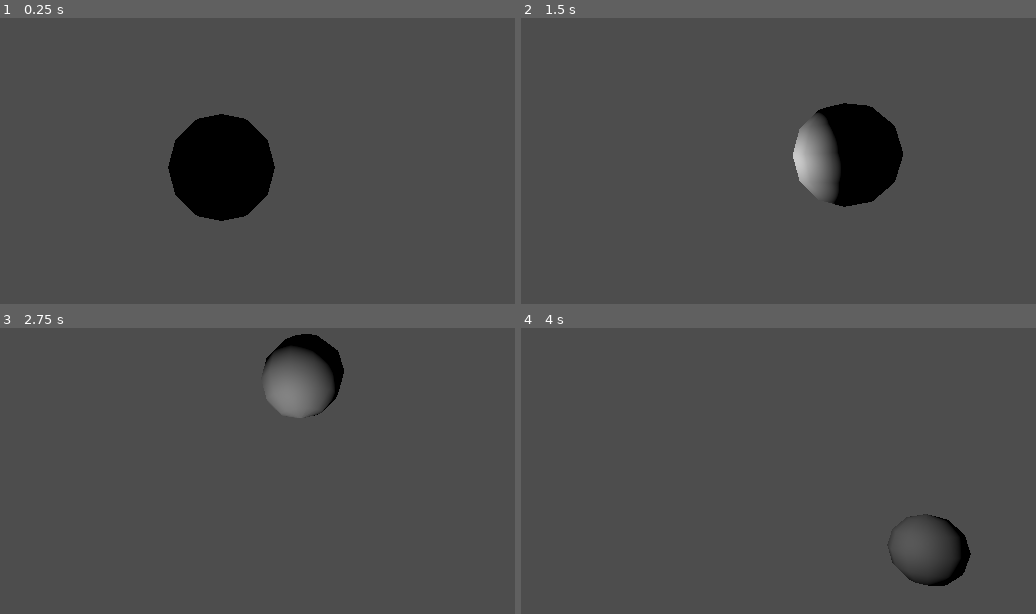
Above: before the commit, frames 1-4 (two rows, left to right).
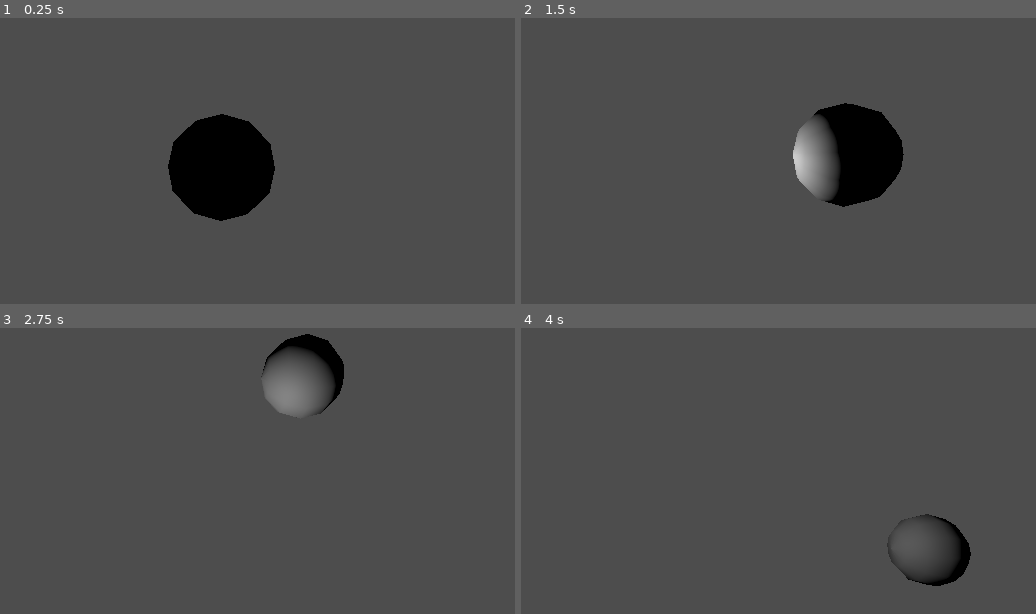
Above: after the commit, the same moments.

Repository: pinguinosod/gse_winterjam2024
Game: Godot game, scene res://main.tscn
The game is run twice, just before and just after one commit, with the same random seed, the same clock (stepped at 60 frames per second) and the same inputs.
Inputs (mouse positions are in pixels of both pictures, inside the frame that each line leads up to):
- Up to frame 1 (0.25 s): no input
- Up to frame 2 (1.5 s): tap Enter at 0.5 s; move the mouse to (917, 143) at 0.52 s; click (917, 143) at 0.67 s; tap Space at 1.25 s; move the mouse to (582, 189) at 1.27 s; click (582, 189) at 1.42 s
- Up to frame 3 (2.75 s): move the mouse to (303, 379) at 2.02 s; click (303, 379) at 2.17 s
- Up to frame 4 (4 s): tap Enter at 2.75 s; move the mouse to (701, 568) at 2.77 s; click (701, 568) at 2.92 s; tap Space at 3.5 s; move the mouse to (984, 545) at 3.52 s; click (984, 545) at 3.67 s

The runs differ from the first frame. In frame 1, 0.1% of the frame differs, in the area x 32-54%, y 33-71%; in frame 2, 0.2%, in the area x 52-75%, y 29-67%; in frame 3, less than 0.1%; in frame 4, less than 0.1%.

Commit message:
Weapons and Objects
Separation between classes

Diff:
--- a/main.tscn
+++ b/main.tscn
@@ -1,20 +1,28 @@
-[gd_scene load_steps=6 format=3 uid="uid://d3n3e4vjd3syp"]
+[gd_scene load_steps=8 format=3 uid="uid://d3n3e4vjd3syp"]
 
 [ext_resource type="PackedScene" uid="uid://crj37bo36phwd" path="res://rooms.tscn" id="1_iektr"]
 [ext_resource type="PackedScene" uid="uid://buuc6fpud4fcd" path="res://player.tscn" id="2_tjp8u"]
+[ext_resource type="Script" path="res://weapons.gd" id="3_7r03o"]
 [ext_resource type="PackedScene" uid="uid://cyysjuf2pl57c" path="res://enemies.tscn" id="3_fuddb"]
 [ext_resource type="PackedScene" uid="uid://082rgmto1mon" path="res://objects.tscn" id="4_vypmj"]
 [ext_resource type="PackedScene" uid="uid://ch7lfvfup1r3d" path="res://UI.tscn" id="5_3od5a"]
+[ext_resource type="Script" path="res://objects.gd" id="6_jj2ed"]
 
 [node name="main" type="Node3D"]
 
 [node name="Rooms" parent="." instance=ExtResource("1_iektr")]
 
 [node name="Player" parent="." instance=ExtResource("2_tjp8u")]
+transform = Transform3D(-0.0131768, 0.999913, 0, -0.999913, -0.0131768, 0, 0, 0, 1, 0, 0, 0)
+
+[node name="Weapons" type="Node3D" parent="Player"]
+transform = Transform3D(-0.0131768, -0.999913, 0, 0.999913, -0.0131768, 0, 0, 0, 1, 0, 0, 0)
+script = ExtResource("3_7r03o")
 
 [node name="Enemies" parent="." instance=ExtResource("3_fuddb")]
 
-[node name="Objects_Weapons" parent="." instance=ExtResource("4_vypmj")]
+[node name="Objects" parent="." instance=ExtResource("4_vypmj")]
+script = ExtResource("6_jj2ed")
 
 [node name="UI" parent="." instance=ExtResource("5_3od5a")]
 
--- /dev/null
+++ b/objects.gd
@@ -0,0 +1,11 @@
+extends Node3D
+
+
+# Called when the node enters the scene tree for the first time.
+func _ready():
+	pass # Replace with function body.
+
+
+# Called every frame. 'delta' is the elapsed time since the previous frame.
+func _process(delta):
+	pass
--- /dev/null
+++ b/weapons.gd
@@ -0,0 +1,11 @@
+extends Node3D
+
+
+# Called when the node enters the scene tree for the first time.
+func _ready():
+	pass # Replace with function body.
+
+
+# Called every frame. 'delta' is the elapsed time since the previous frame.
+func _process(delta):
+	pass
